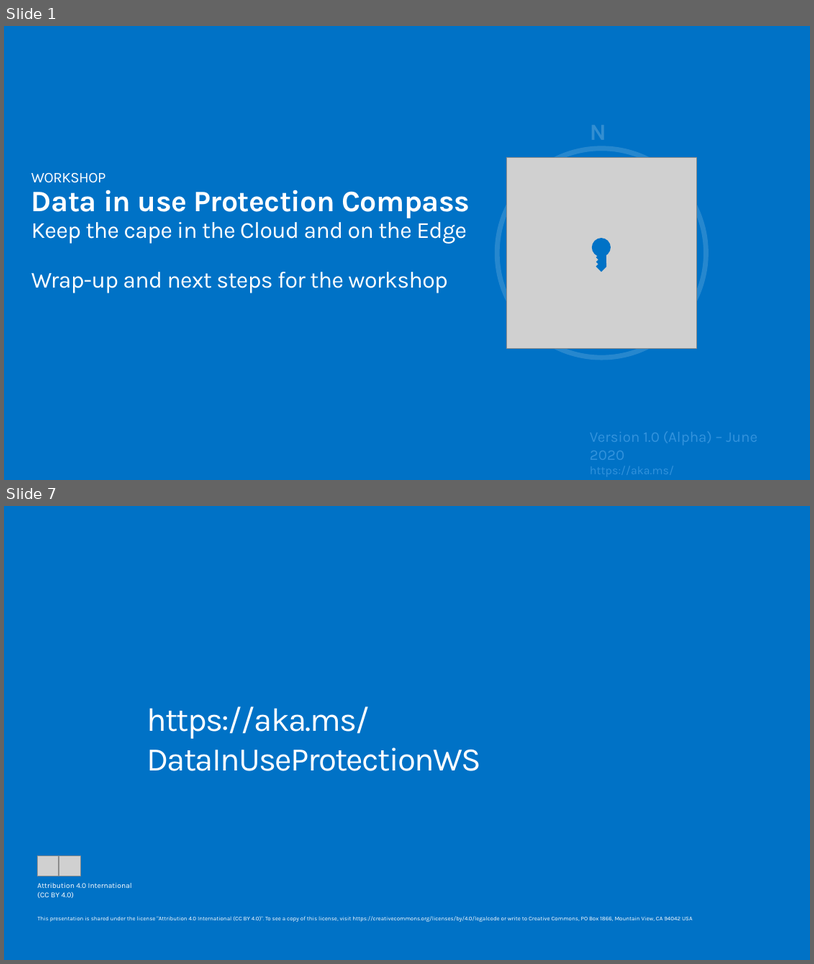
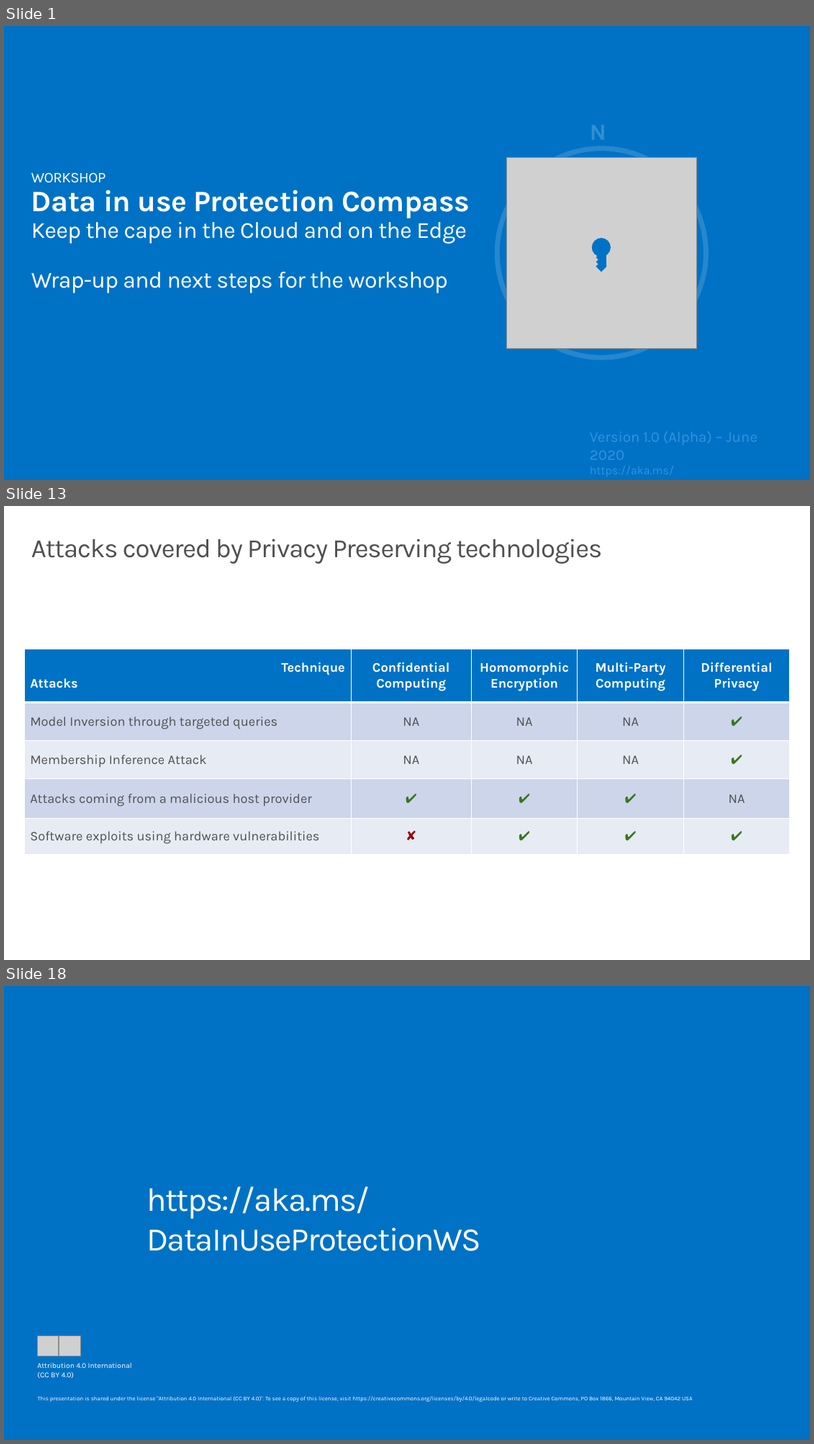
Before and after one commit to microsoft/data-in-use-protection-workshop, a slide deck: decks/Data in use Protection Compass - Wrap-up.pptx. Shown one above the other, each under a label of ours: slides 1 and 7 before the commit, slides 1, 13 and 18 after it; the slides between them are not shown. The pictures are 814x964 and 814x1444 pixels, drawn with LibreOffice and Linux fonts; fonts in the diff are those of the drawing; grey boxes stand for pictures. Boxes give left, top, right and bottom in pixels: in the first picture for what was removed or moved away, otherwise in the second. Text is boxed around its words. In the diff, an @@ line names an element or a change of style, - is before the commit and + after.

```diff
--- a/decks/Data in use Protection Compass - Wrap-up.pptx
+++ b/decks/Data in use Protection Compass - Wrap-up.pptx
@@ slide 13 added at <box>4,506,810,960</box>, background #FFFFFF @@
@@ title added at <box>31,539,602,564</box>, 32 pt, text #505050 @@
+Attacks covered by Privacy Preserving technologies
@@ table added at <box>24,649,790,854</box>, 5 rows, 5 columns @@
+Technique / Attacks | Confidential Computing | Homomorphic Encryption | Multi-Party Computing | Differential Privacy
+Model Inversion through targeted queries | NA | NA | NA | ✔
+Membership Inference Attack | NA | NA | NA | ✔
+Attacks coming from a malicious host provider | ✔ | ✔ | ✔ | NA
+Software exploits using hardware vulnerabilities | ✘ | ✔ | ✔ | ✔
@@ what was slide 7 is now slide 18 @@
```
Also in this commit, not shown: 3 slides changed, 11 other slides added, 1 slide removed, 19 other files.
